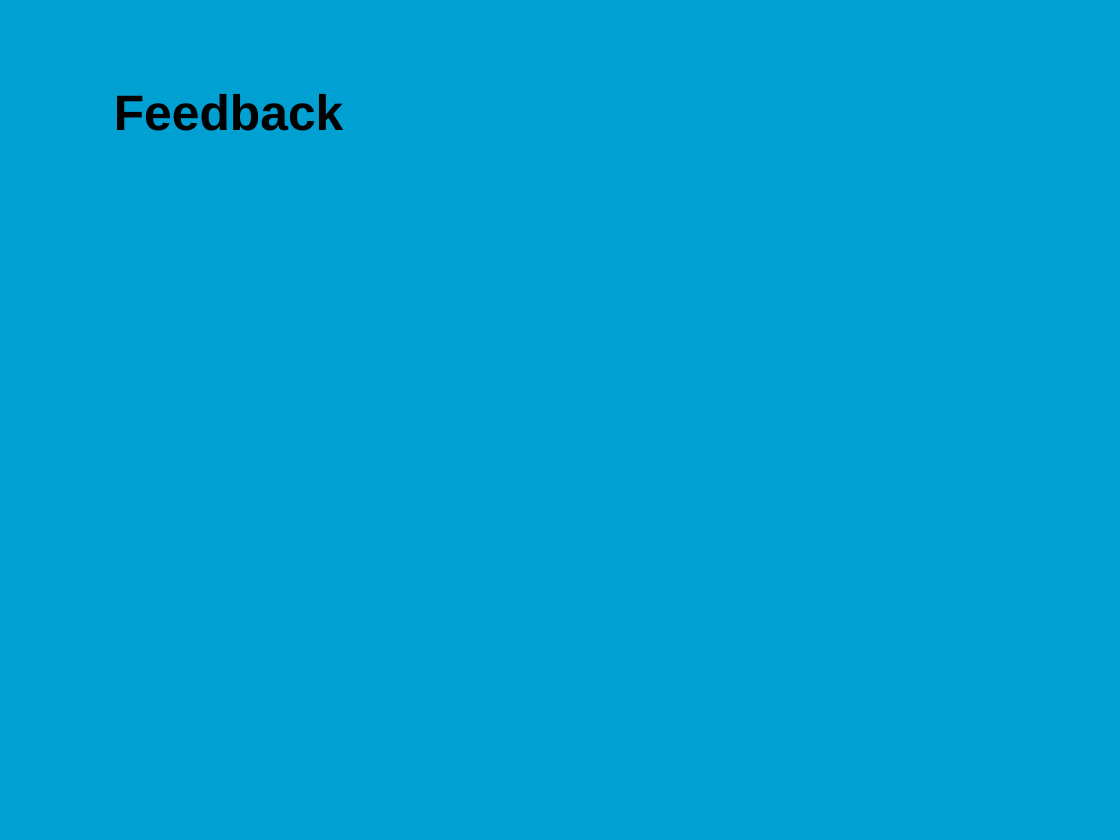
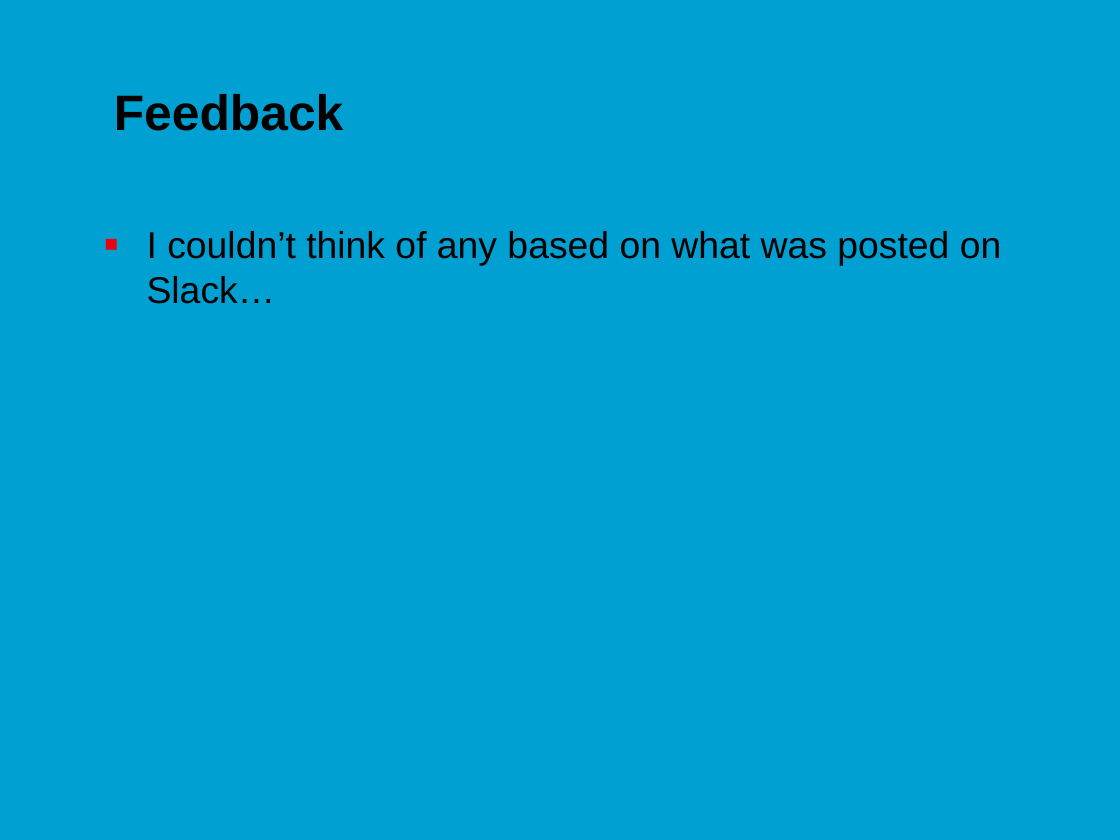
Before and after one commit to jonasmoons/data-driven-learning, a slide deck: slide 4 of slides/ddl-w8l1.pptx. Drawn at 1120x840 pixels with LibreOffice and Linux fonts; fonts in the diff are those of the drawing; background and template pictures are left out. Boxes give left, top, right and bottom in pixels: in the first picture for what was removed or moved away, otherwise in the second. Text is boxed around its words. In the diff, an @@ line names an element or a change of style, - is before the commit and + after.

```diff
--- a/slides/ddl-w8l1.pptx
+++ b/slides/ddl-w8l1.pptx
@@ text added at bbox=[147, 231, 1002, 304], 24 pt, text #000000 @@
+■ I couldn’t think of any based on what was posted on Slack…
```
Also in this commit, not shown: 2 other slides changed, 5 other files.
